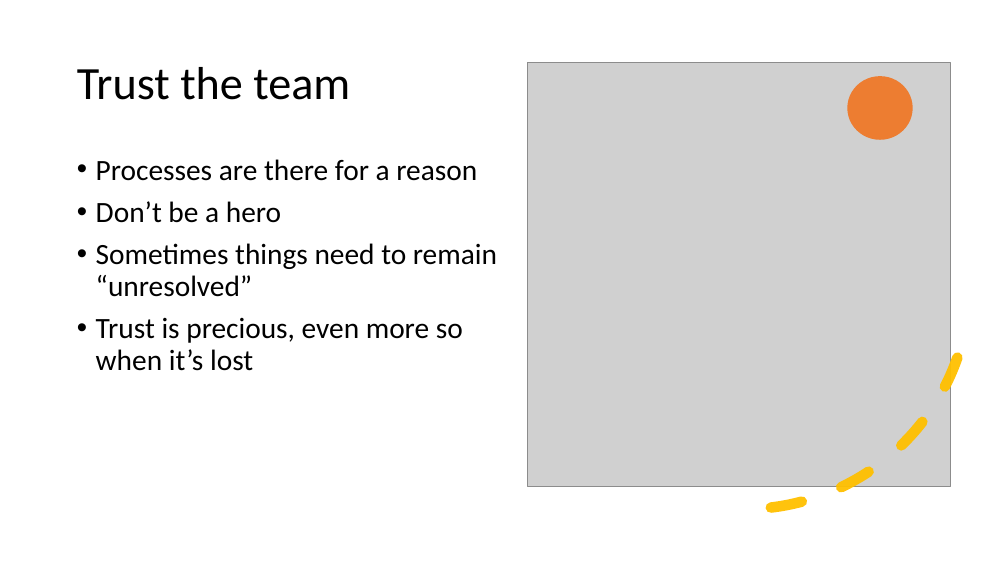
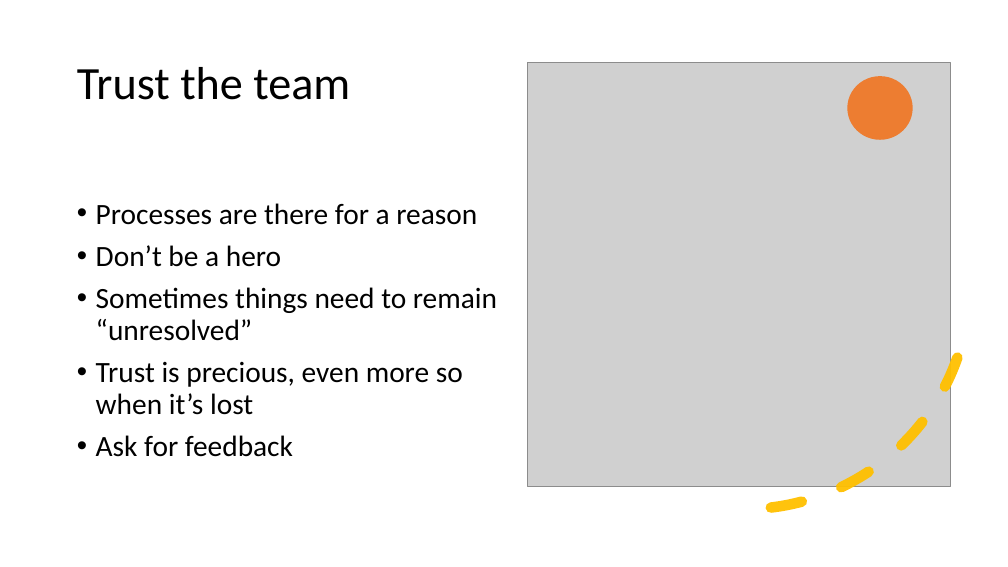
Before and after one commit to qbalsdon/qbalsdon.github.io, a slide deck: slide 6 of presentations/prod_support.pptx. Drawn at 1008x567 pixels with LibreOffice and Linux fonts; fonts in the diff are those of the drawing; grey boxes stand for pictures. Boxes give left, top, right and bottom in pixels: in the first picture for what was removed or moved away, otherwise in the second. Text is boxed around its words. In the diff, an @@ line names an element or a change of style, - is before the commit and + after.

```diff
--- a/presentations/prod_support.pptx
+++ b/presentations/prod_support.pptx
@@ text "Processes are there for a ..." at (96, 203, 497, 457): vertical alignment top to middle @@
@@ text at (96, 435, 293, 457): paragraph added @@
+• Ask for feedback
```
Also in this commit, not shown: 1 other slide changed, 5 other files.
